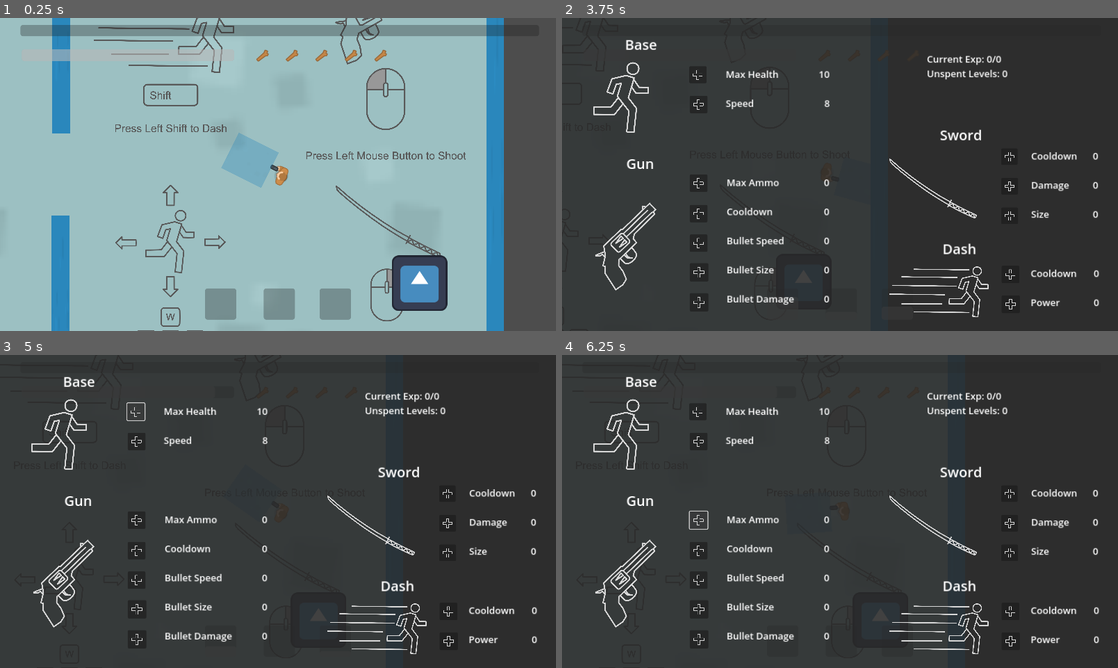
Above: before the commit, frames 1-4 (two rows, left to right).
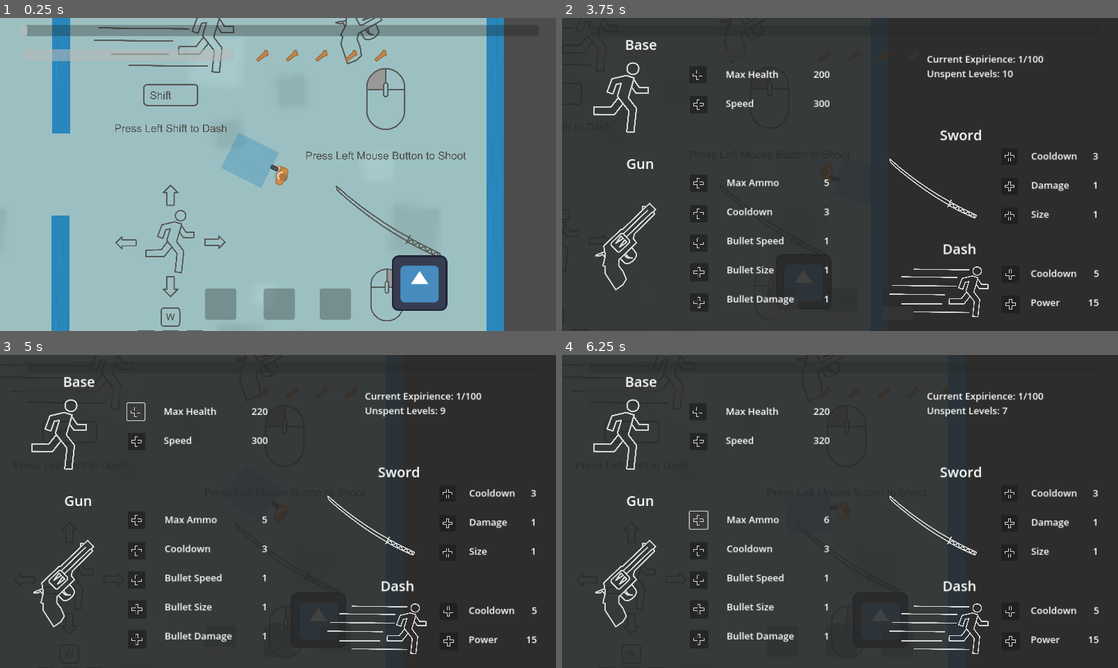
Above: after the commit, the same moments.

Repository: dmq262/Shadow-Stallion
Game: Godot game, scene res://scenes/main.tscn
Same seed, same stepped clock (60 frames per second), same inputs: the game is played once before the commit and once after it. The engine's default icon, where the game draws it, is replaced by a stand-in: a white triangle on a blue panel in a dark square. Sound files missing from this copy of the repository are replaced by a short silence.
Inputs (mouse positions are in pixels of both pictures, inside the frame that each line leads up to):
- Up to frame 1 (0.25 s): no input
- Up to frame 2 (3.75 s): tap Enter at 0.5 s; move the mouse to (962, 158) at 0.52 s; hold D (move_right) 0.53-1.28 s; tap Shift (dash) at 0.6, 1.55, 2.1, 3.05 s; move the mouse to (728, 190) at 1.27 s; hold S (move_down) 1.28-2.03 s; right-click (728, 190) at 1.35 s; move the mouse to (895, 105) at 2.02 s; hold D (move_right) 2.03-2.78 s; move the mouse to (812, 237) at 2.77 s; hold W (move_up) 2.78-3.53 s; click (812, 237) at 2.85 s; move the mouse to (1006, 221) at 3.52 s; hold A (move_left) from 3.53 s (still down); tap Q (stats) at 3.6 s
- Up to frame 3 (5 s): tap Shift (dash) at 3.8 s; release A (move_left) at 4.25 s; click (133, 411) at 4.25 s
- Up to frame 4 (6.25 s): click (701, 442) at 5 s; click (701, 520) at 5.75 s

The runs differ from the first frame. In frame 1, less than 0.1% of the frame differs, in the area x 3-5%, y 2-6%; in frame 2, 0.4%, in the area x 45-97%, y 11-93%; in frame 3, 0.4%; in frame 4, 0.4%.
Error before the commit: Invalid access to property or key 'bullet_speed' on a base object of type 'CharacterBody2D (player.gd)'. (res://scenes/main.gd:42)

Commit message:
Filled out remaining variables

Diff:
--- a/scenes/player.gd
+++ b/scenes/player.gd
@@ -8,9 +8,9 @@
 #Player Stats
 var health = 200
 var max_health = 200
-var expirience = 0
-var max_expirience = 20
-
+var expirience = 1
+var max_expirience = 100
+var level_points = 10
 
 #Movement Variables
 var speed = 300
@@ -25,12 +25,17 @@
 var max_ammo = 5
 var gun_cooldown = 3
 var gun_cooldown_progress = 0
+var bullet_speed = 1
+var bullet_size = 1
+var bullet_damage = 1
 
 #Sword Variables
 var bullets_in_range = []
 var enemies_in_range = []
 var sword_cooldown = 3
 var sword_cooldown_progress = 0
+var sword_damage = 1
+var sword_size = 1
 
 func _ready():
 	pass
@@ -65,6 +70,8 @@
 
 func process_combat():
 	look_at(get_global_mouse_position())
+	if ammo > max_ammo:
+		ammo = max_ammo
 
 	#Shoot Bullet
 	if Input.is_action_just_pressed("shoot") and ammo > 0 and gun_cooldown_progress <= 0 and not stats_opened:
@@ -153,18 +160,37 @@
 
 
 func upgrade_stat(stat):
+	level_points -= 1
 	print(stat)
+	#BASE
 	if stat == "health":
 		max_health += 20
+		health += 20
 	elif stat == "speed":
 		speed += 20
+	#GUN
 	elif stat == "ammo":
 		max_ammo += 1
+		ammo += 1
 	elif stat == "gun_cooldown":
-		max_ammo += 1
+		gun_cooldown += 1
 	elif stat == "bullet_speed":
 		max_ammo += 20
 	elif stat == "bullet_damage":
 		max_ammo += 20
 	elif stat == "bullet_size":
 		max_ammo += 20
+	#SWORD
+	elif stat == "sword_cooldown":
+		sword_cooldown += 20
+	elif stat == "sword_damage":
+		max_ammo += 20
+	elif stat == "sword_size":
+		max_ammo += 20
+	#DASH
+	elif stat == "dash_cooldown":
+		dash_cooldown += 20
+	elif stat == "dash_power":
+		max_ammo += 20
+	else:
+		print(stat, "not found")
